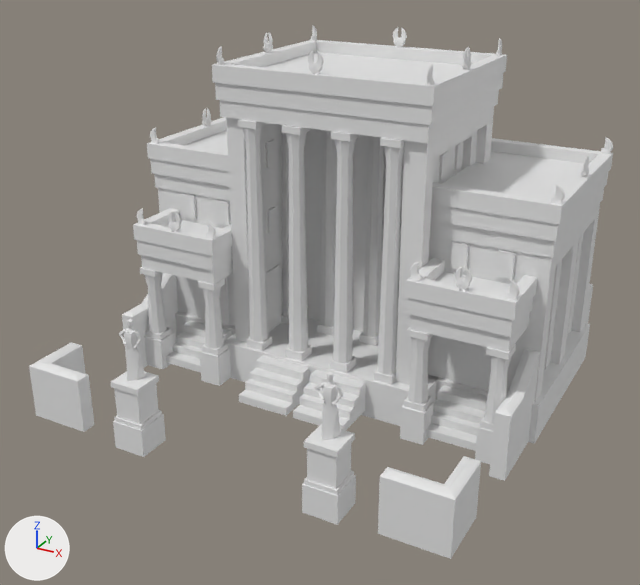
Renders of the COLLADA model art/meshes/structural/bactrian/cc.dae from each side of a commit.
Rendered twice from a 50 mm lens placed at (21.5, -43.1, 24.2), pointed at (-0.4, -3.3, 4.4). Lighting does not change. The marker at lower left points along +X, +Y and +Z. The picture after the commit comes second. Vertices at exactly the same position are counted once.

The first picture shows 'cc'.
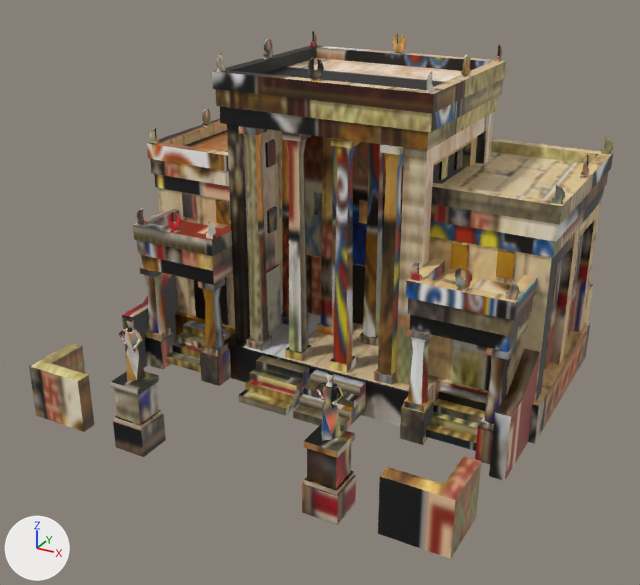
Where the change shows, as pixel boxes (x1, y1, x2, y2) in the pictures (640 x 585 px; the box of a moved part takes in the faces that stretch with it):
'cc', surface changed, reshaped (white to brown)
    before: (29, 25, 613, 559)
    after: (29, 31, 613, 559)
part 1 of me_cubo_076, added
    after: (353, 264, 365, 325)
part 2 of me_cubo_076, added (brown)
    after: (306, 254, 321, 315)
part 3 of me_cubo_076, moved or reshaped
    before: (212, 25, 507, 375)
    after: (212, 31, 507, 375)
part 4 of me_cubo_076, surface changed (grey to brown)
    both: (29, 32, 613, 559)

Diff of the bpy script that builds the scene:
```diff
--- a/art/meshes/structural/bactrian/cc.dae.py
+++ b/art/meshes/structural/bactrian/cc.dae.py
@@ img_bactr_struct_png @@
+img_bactr_struct_png = load_image('bactr_struct.png', '../../../textures/skins/structural/bactr_struct.png', 2048, 1024, 'sRGB')
@@ mat_textura_bactriana @@
 mat_textura_bactriana = principled_material('Textura BACTRIANA')
-mat_textura_bactriana.base_color = (0.8, 0.8, 0.8)  # white #e7e7e7
+mat_textura_bactriana.texture = img_bactr_struct_png
@@ me_cubo_076 @@
 # used by ob_cc; location = (0.0, 0.0, 0.0)
-me_cubo_076.from_pydata(...)  # 3499 vertices, 5614 faces; spans x -12.5..12.3, y -14.3..11.4, z -1.9..17.7
+me_cubo_076.from_pydata(...)  # 3547 vertices, 5674 faces; spans x -12.5..12.3, y -14.3..11.4, z -1.9..17.3
+# me_cubo_076 part 1: the loose piece of 8 vertices spanning x -2.5..-0.1, y 7.9..8.1, z 0.4..4.3 is copied, and the copy is mirrored in y about its middle, then moved by (1.3, -6.5, 0.0); it spans x -1.2..1.2, y 1.5..1.6, z 0.4..4.3
+# me_cubo_076 part 2: the loose piece of 8 vertices spanning x -2.5..-0.1, y 7.9..8.1, z 0.4..4.3 is copied, and the copy is mirrored in y about its middle, then moved by (-1.7, -6.5, 0.0); it spans x -4.2..-1.8, y 1.5..1.6, z 0.4..4.3
+# me_cubo_076 part 3: 766 vertices moved from x -6.2..6.2, y -4.5..6.2, z 0.3..17.7 to x -6.2..6.2, y -4.5..6.2, z 0.3..17.3; 70 vertices removed from x -5.9..6.0, y -4.2..5.9, z 16.8..17.7; 86 vertices added at x -5.9..6.0, y -4.2..5.9, z 7.0..17.0
+# me_cubo_076 part 4: 4985 kept faces spanning x -12.5..12.3, y -14.3..11.4, z -1.9..17.3 get new texture (UV) coordinates
+# other edits to the shape of me_cubo_076 do not show in these pictures
 me_cubo_076.materials.append(mat_textura_bactriana)
```
